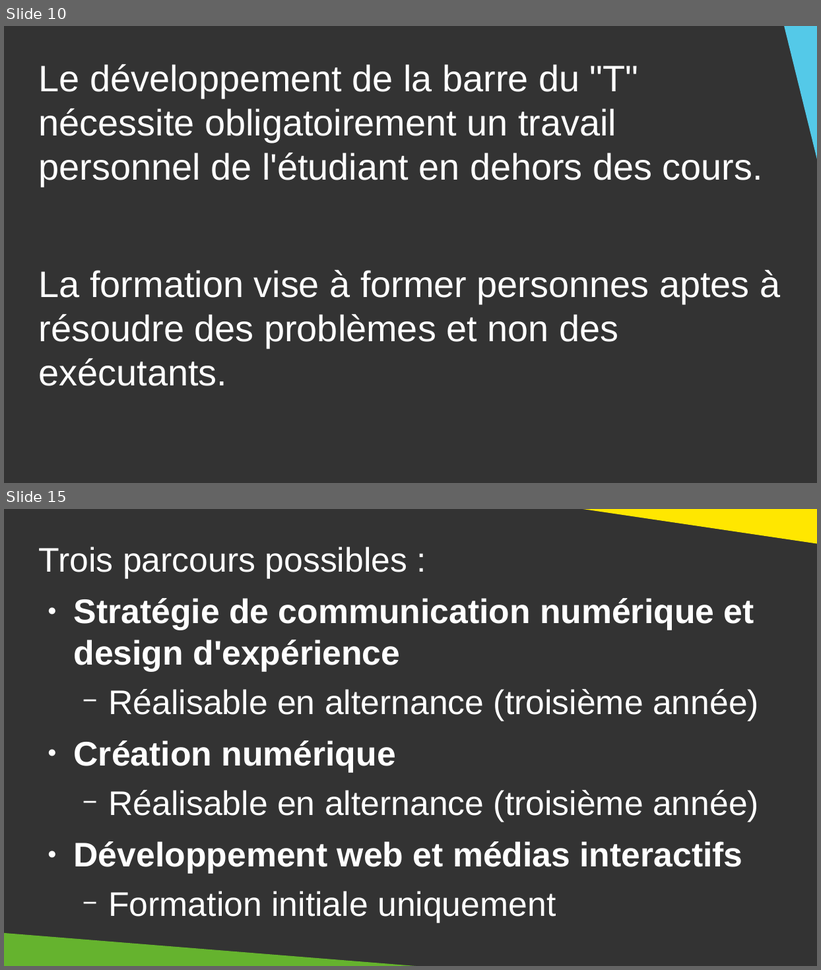
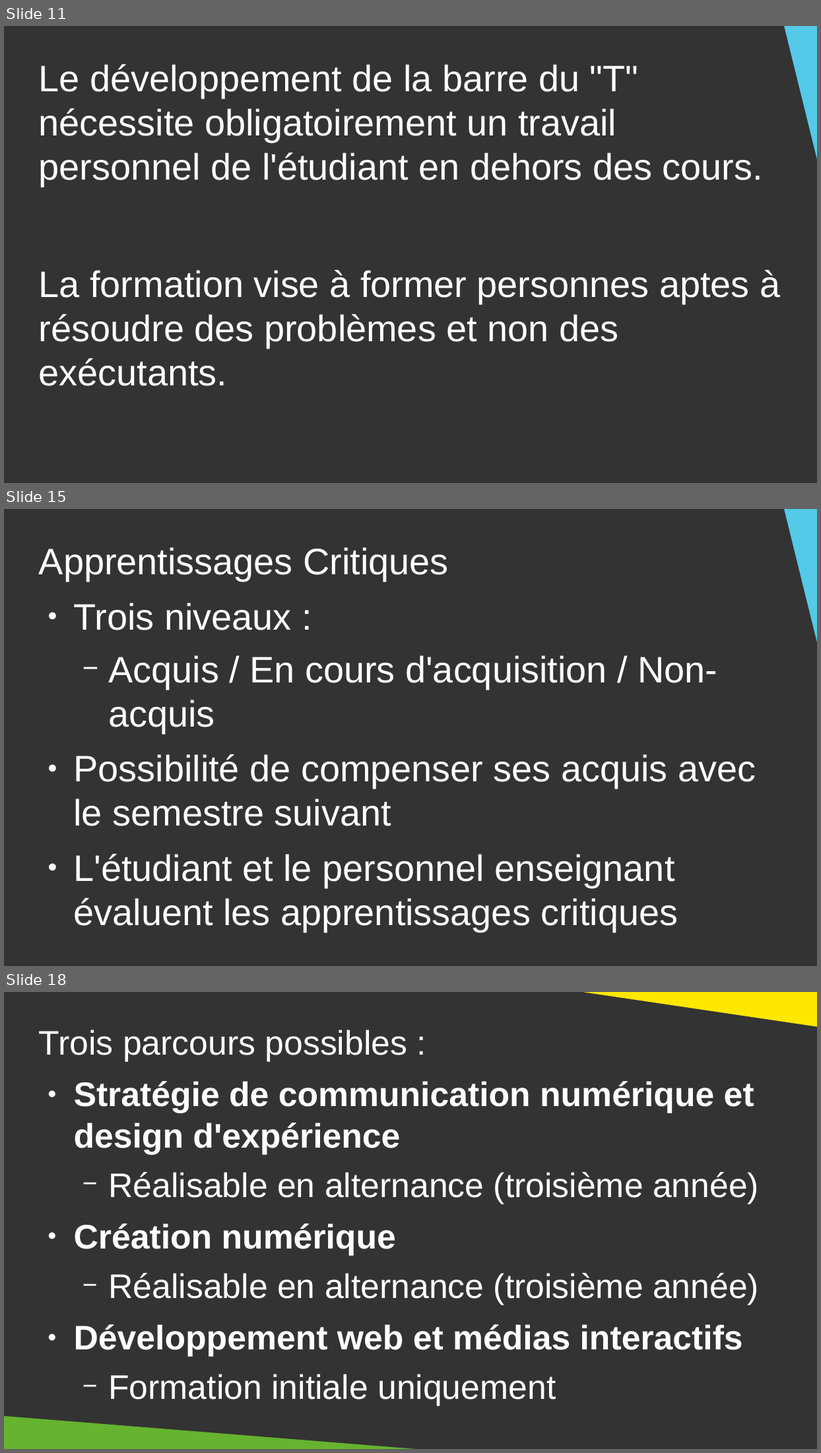
Before and after one commit to DanYellow/cours, a slide deck: presentation-formation-mmi/presentation.odp. Shown one above the other, each under a label of ours: slides 10 and 15 before the commit, slides 11, 15 and 18 after it; the slides between them are not shown. The pictures are 821x970 and 821x1453 pixels, drawn with LibreOffice and Linux fonts; fonts in the diff are those of the drawing. Boxes give left, top, right and bottom in pixels: in the first picture for what was removed or moved away, otherwise in the second. Text is boxed around its words. In the diff, an @@ line names an element or a change of style, - is before the commit and + after.

```diff
--- a/presentation-formation-mmi/presentation.odp
+++ b/presentation-formation-mmi/presentation.odp
@@ slide 15 added at bbox=[4, 509, 817, 966], background #333333 @@
@@ right triangle added at bbox=[783, 509, 817, 666], fill #54C9E8 @@
@@ text added at bbox=[39, 547, 756, 932], 36 pt, text #FFFFFF @@
+Apprentissages Critiques
+● Trois niveaux :
+  − Acquis / En cours d'acquisition / Non-acquis
+● Possibilité de compenser ses acquis avec le semestre suivant
+● L'étudiant et le personnel enseignant évaluent les apprentissages critiques
@@ what was slide 10 is now slide 11 @@
@@ what was slide 15 is now slide 18 @@
```
Also in this commit, not shown: 10 slides changed, 3 other slides added, 7 other files.
